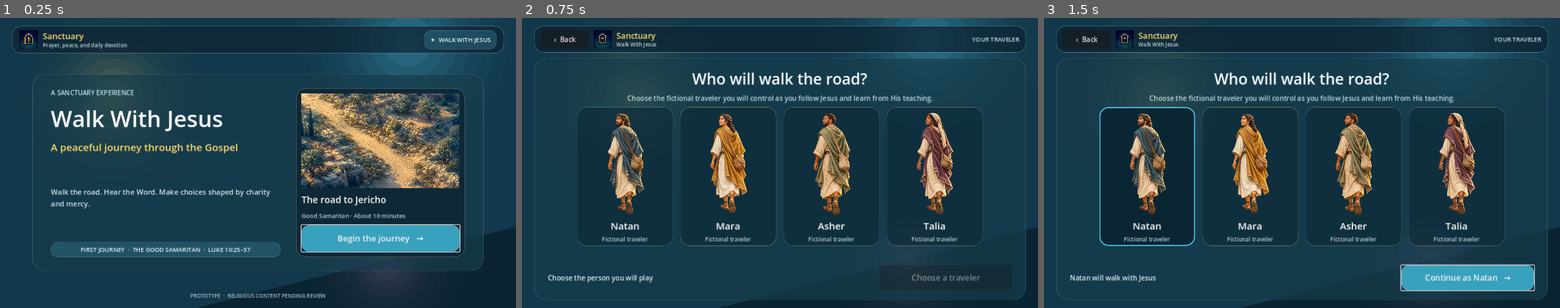
Above: before the commit, frames 1-3 (left to right).
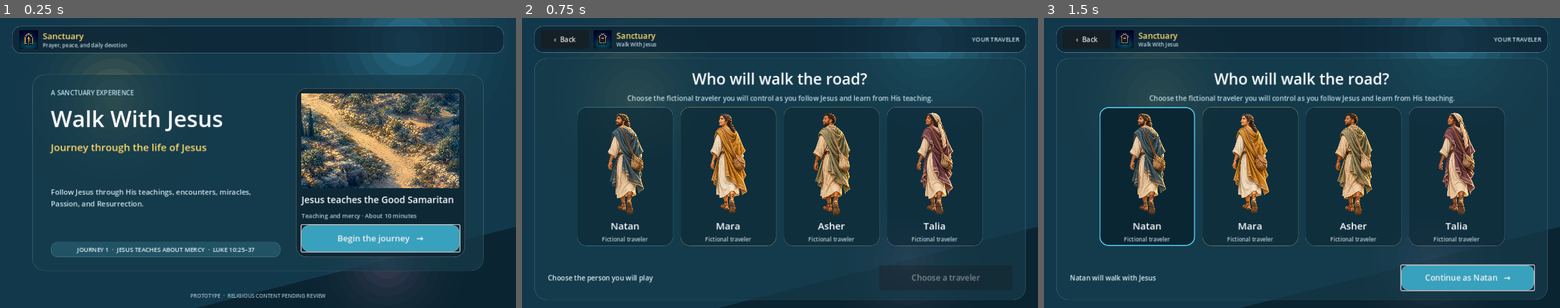
Above: after the commit, the same moments.

Repository: pa-mi-su/walk-with-jesus
Game: Godot game, scene res://scenes/app/main.tscn
Same seed, same stepped clock (60 frames per second), same inputs: the game is played once before the commit and once after it.
Inputs (mouse positions are in pixels of both pictures, inside the frame that each line leads up to):
- Up to frame 1 (0.25 s): no input
- Up to frame 2 (0.75 s): click "Begin the journey →" at 0.5 s
- Up to frame 3 (1.5 s): click (1147, 177) at 1.27 s

The runs differ from the first frame. In frame 1, 3.3% of the frame differs, in the area x 9-97%, y 4-82%; in frame 2, nothing differs; in frame 3, nothing differs.

Commit message:
Clarify journey-based home screen

Diff:
--- a/scenes/ui/title_screen.tscn
+++ b/scenes/ui/title_screen.tscn
@@ -156,16 +156,6 @@
 layout_mode = 2
 size_flags_horizontal = 3
 
-[node name="Section" type="PanelContainer" parent="SafeMargin/Page/Nav/NavContent"]
-layout_mode = 2
-theme_override_styles/panel = SubResource("StyleBoxFlat_chip")
-
-[node name="Label" type="Label" parent="SafeMargin/Page/Nav/NavContent/Section"]
-layout_mode = 2
-theme_override_colors/font_color = Color(0.9, 0.95, 0.97, 1)
-theme_override_font_sizes/font_size = 15
-text = "✦  WALK WITH JESUS"
-
 [node name="HeroCenter" type="CenterContainer" parent="SafeMargin/Page"]
 layout_mode = 2
 size_flags_vertical = 3
@@ -203,14 +193,14 @@
 layout_mode = 2
 theme_override_colors/font_color = Color(1, 0.85, 0.4, 1)
 theme_override_font_sizes/font_size = 25
-text = "A peaceful journey through the Gospel"
+text = "Journey through the life of Jesus"
 
 [node name="Description" type="Label" parent="SafeMargin/Page/HeroCenter/HeroPanel/HeroColumns/Copy"]
 layout_mode = 2
 size_flags_vertical = 3
 theme_override_colors/font_color = Color(0.82, 0.89, 0.92, 1)
 theme_override_font_sizes/font_size = 18
-text = "Walk the road. Hear the Word. Make choices shaped by charity and mercy."
+text = "Follow Jesus through His teachings, encounters, miracles, Passion, and Resurrection."
 autowrap_mode = 2
 vertical_alignment = 1
 
@@ -222,7 +212,7 @@
 layout_mode = 2
 theme_override_colors/font_color = Color(0.9, 0.95, 0.97, 1)
 theme_override_font_sizes/font_size = 15
-text = "FIRST JOURNEY  ·  THE GOOD SAMARITAN  ·  LUKE 10:25–37"
+text = "JOURNEY 1  ·  JESUS TEACHES ABOUT MERCY  ·  LUKE 10:25–37"
 horizontal_alignment = 1
 
 [node name="JourneyCard" type="PanelContainer" parent="SafeMargin/Page/HeroCenter/HeroPanel/HeroColumns"]
@@ -246,13 +236,13 @@
 layout_mode = 2
 theme_override_colors/font_color = Color(0.98, 0.99, 1, 1)
 theme_override_font_sizes/font_size = 23
-text = "The road to Jericho"
+text = "Jesus teaches the Good Samaritan"
 
 [node name="CardDetail" type="Label" parent="SafeMargin/Page/HeroCenter/HeroPanel/HeroColumns/JourneyCard/CardContent"]
 layout_mode = 2
 theme_override_colors/font_color = Color(0.68, 0.8, 0.84, 1)
 theme_override_font_sizes/font_size = 15
-text = "Good Samaritan · About 10 minutes"
+text = "Teaching and mercy · About 10 minutes"
 
 [node name="StartButton" type="Button" parent="SafeMargin/Page/HeroCenter/HeroPanel/HeroColumns/JourneyCard/CardContent"]
 unique_name_in_owner = true
--- a/tests/run_tests.gd
+++ b/tests/run_tests.gd
@@ -53,6 +53,11 @@
 	var world := main.get_node("TestWorld") as Node2D
 	var world_interface := world.get_node("Interface") as CanvasLayer
 	_expect_true(title_screen.visible, "title screen is initially visible")
+	_expect_equal(
+		title_screen.find_children("*", "Button", true, false).size(),
+		1,
+		"title screen has one unambiguous journey-start action"
+	)
 	_expect_true(not character_selection.visible, "character selection is initially hidden")
 	_expect_true(not world.visible, "test world is initially hidden")
 	_expect_true(not world_interface.visible, "world interface does not leak onto the title screen")
Not shown, changed: AGENTS.md
Not shown, changed: README.md
Not shown, changed: docs/IMPLEMENTATION_PLAN.md
Not shown, changed: docs/MANUAL_TEST_CHECKLIST.md
